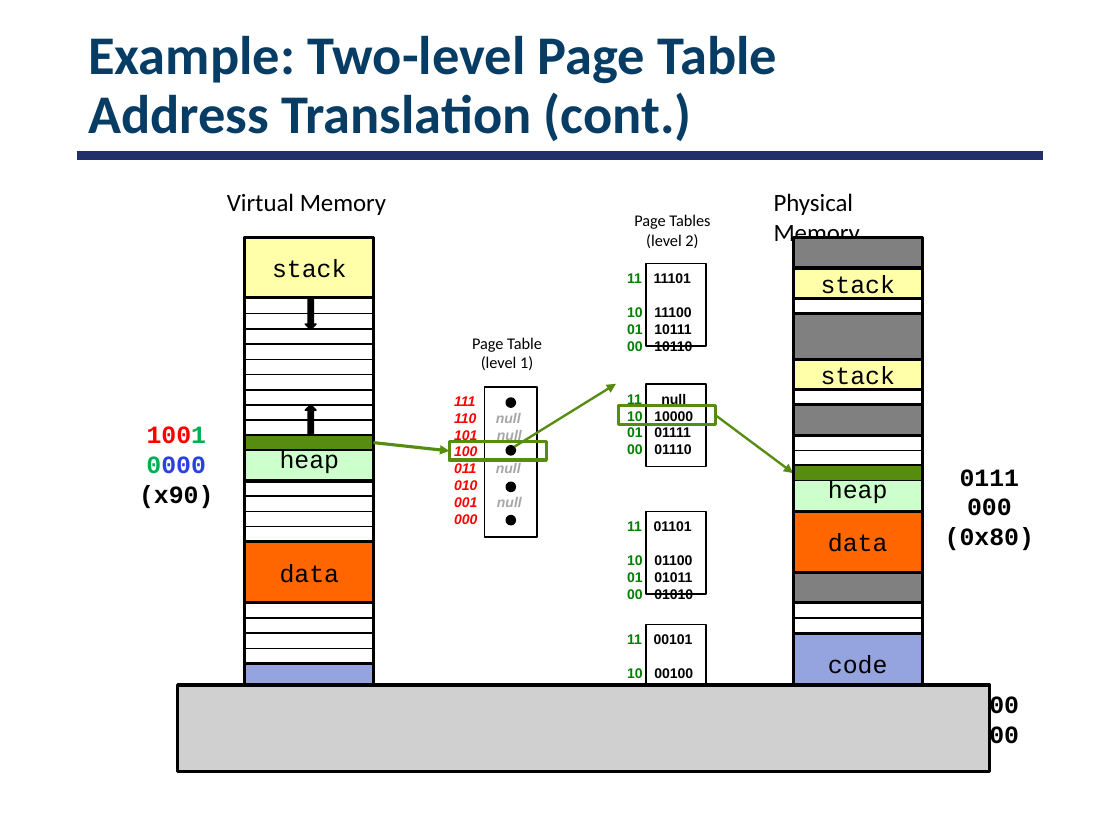
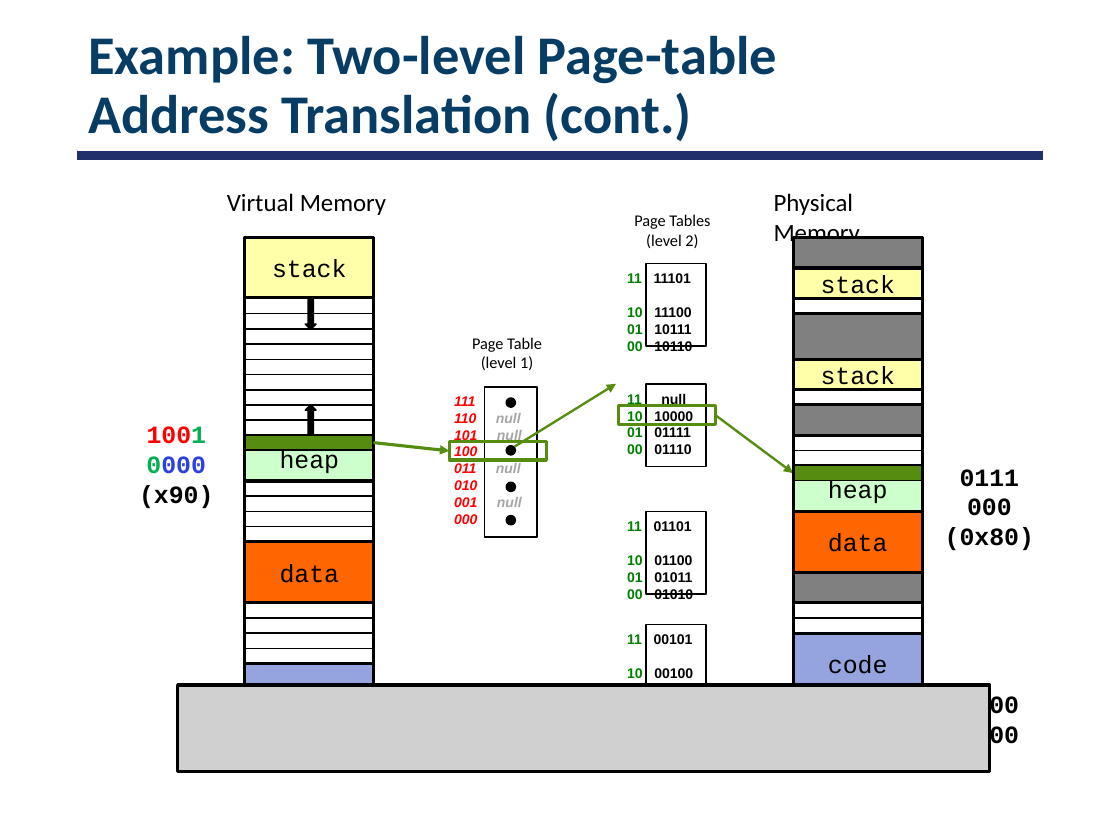
Before and after one commit to smajidzahedi/ECE350, a slide deck: slide 38 of 07-address.pptx. Drawn at 1120x840 pixels with LibreOffice and Linux fonts; fonts in the diff are those of the drawing; grey boxes stand for pictures. Boxes give left, top, right and bottom in pixels: in the first picture for what was removed or moved away, otherwise in the second. Text is boxed around its words. In the diff, an @@ line names an element or a change of style, - is before the commit and + after.

```diff
--- a/07-address.pptx
+++ b/07-address.pptx
@@ title at [88, 35, 777, 141]: text changed @@
-Example: Two-level Page Table
-Address Translation (cont.)
+Example: Two-level Page-table
+Address Translation (cont.)
```
Also in this commit, not shown: 9 other slides changed, 1 other file.
